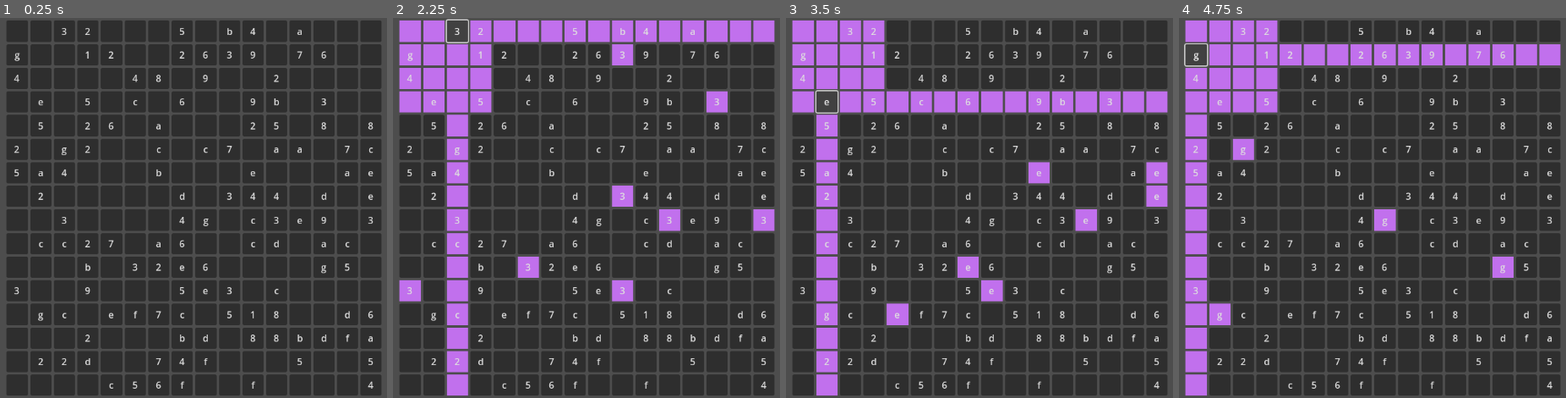
Above: before the commit, frames 1-4 (left to right).
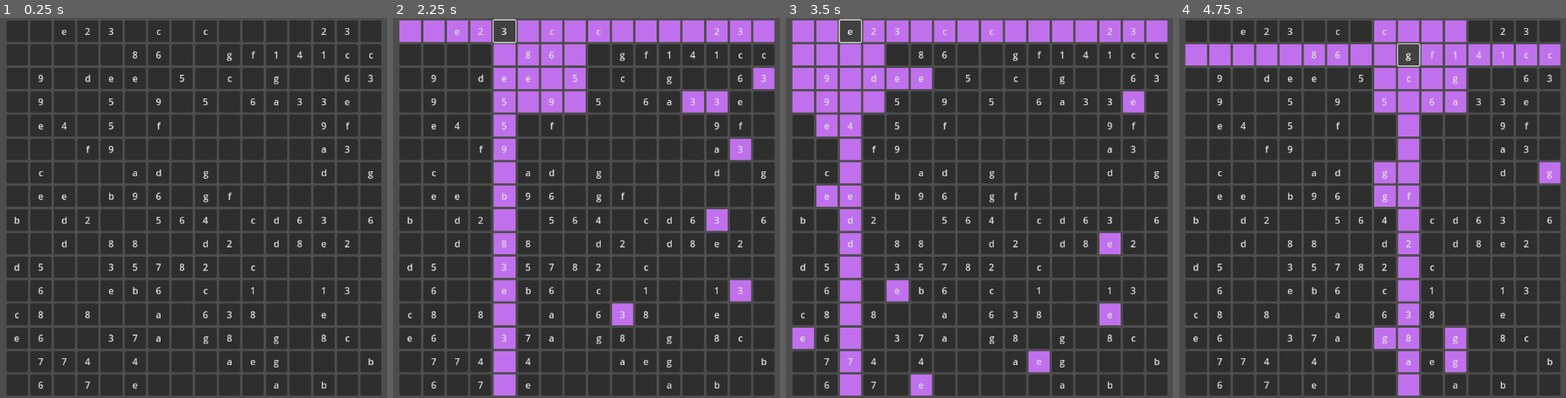
Above: after the commit, the same moments.

Repository: henbotb/Sudoku
Game: Godot game, scene res://Scenes/sudoku_procedural.tscn
The game is run twice, just before and just after one commit, with the same random seed, the same clock (stepped at 60 frames per second) and the same inputs. This scene is started directly instead of the project's main scene.
Inputs (mouse positions are in pixels of both pictures, inside the frame that each line leads up to):
- Up to frame 1 (0.25 s): no input
- Up to frame 2 (2.25 s): click (408, 29) at 0.52 s; click (435, 29) at 1.27 s; click "3" at 2 s
- Up to frame 3 (3.5 s): click "e" at 2.75 s
- Up to frame 4 (4.75 s): click "2" at 3.5 s; click "g" at 4.25 s

The runs differ from the first frame. In frame 1, 3.0% of the frame differs, in the area x 3-97%, y 2-98%; in frame 2, 22%, in the area x 1-99%, y 0-100%; in frame 3, 22%; in frame 4, 22%.

Commit message:
Added candidate cells

Diff:
--- a/Scenes/sudoku_manual_grid.tscn
+++ b/Scenes/sudoku_manual_grid.tscn
@@ -53,8 +53,81 @@
 size_flags_horizontal = 3
 size_flags_vertical = 3
 theme = ExtResource("1_kdip4")
-text = "1"
-autowrap_mode = 2
+autowrap_mode = 2
+
+[node name="GridContainer" type="GridContainer" parent="GridContainer/GridContainer2/Button"]
+layout_mode = 1
+anchors_preset = 15
+anchor_right = 1.0
+anchor_bottom = 1.0
+grow_horizontal = 2
+grow_vertical = 2
+theme_override_constants/h_separation = 0
+theme_override_constants/v_separation = 0
+columns = 3
+
+[node name="Label" type="Label" parent="GridContainer/GridContainer2/Button/GridContainer"]
+layout_mode = 2
+size_flags_horizontal = 6
+size_flags_vertical = 6
+theme_override_font_sizes/font_size = 10
+text = "1"
+
+[node name="Label2" type="Label" parent="GridContainer/GridContainer2/Button/GridContainer"]
+layout_mode = 2
+size_flags_horizontal = 6
+size_flags_vertical = 6
+theme_override_font_sizes/font_size = 10
+text = "1"
+
+[node name="Label3" type="Label" parent="GridContainer/GridContainer2/Button/GridContainer"]
+layout_mode = 2
+size_flags_horizontal = 6
+size_flags_vertical = 6
+theme_override_font_sizes/font_size = 10
+text = "1"
+
+[node name="Label4" type="Label" parent="GridContainer/GridContainer2/Button/GridContainer"]
+layout_mode = 2
+size_flags_horizontal = 6
+size_flags_vertical = 6
+theme_override_font_sizes/font_size = 10
+text = "1"
+
+[node name="Label5" type="Label" parent="GridContainer/GridContainer2/Button/GridContainer"]
+layout_mode = 2
+size_flags_horizontal = 6
+size_flags_vertical = 6
+theme_override_font_sizes/font_size = 10
+text = "1"
+
+[node name="Label6" type="Label" parent="GridContainer/GridContainer2/Button/GridContainer"]
+layout_mode = 2
+size_flags_horizontal = 6
+size_flags_vertical = 6
+theme_override_font_sizes/font_size = 10
+text = "1"
+
+[node name="Label7" type="Label" parent="GridContainer/GridContainer2/Button/GridContainer"]
+layout_mode = 2
+size_flags_horizontal = 6
+size_flags_vertical = 6
+theme_override_font_sizes/font_size = 10
+text = "1"
+
+[node name="Label8" type="Label" parent="GridContainer/GridContainer2/Button/GridContainer"]
+layout_mode = 2
+size_flags_horizontal = 6
+size_flags_vertical = 6
+theme_override_font_sizes/font_size = 10
+text = "1"
+
+[node name="Label9" type="Label" parent="GridContainer/GridContainer2/Button/GridContainer"]
+layout_mode = 2
+size_flags_horizontal = 6
+size_flags_vertical = 6
+theme_override_font_sizes/font_size = 10
+text = "1"
 
 [node name="Button2" type="Button" parent="GridContainer/GridContainer2"]
 layout_mode = 2
--- a/Scenes/sudoku_procedural.tscn
+++ b/Scenes/sudoku_procedural.tscn
@@ -1,6 +1,250 @@
-[gd_scene load_steps=2 format=3 uid="uid://dmbwgteo3t5jx"]
-
-[ext_resource type="Script" uid="uid://b81tew2vlwchp" path="res://Scripts/sudoku_procedural.gd" id="1_vo7ex"]
+[gd_scene load_steps=2 format=3 uid="uid://dj3g02iju646d"]
+
+[sub_resource type="GDScript" id="GDScript_ipklt"]
+script/source = "extends GridContainer
+
+const BOARD_COLS = 16
+const BOARD_ROWS = 16
+
+const BIG_COLS = 4
+const BIG_ROWS = 4
+
+@warning_ignore(\"integer_division\")
+const HOUSE_COLS = BOARD_COLS / BIG_COLS
+@warning_ignore(\"integer_division\")
+const HOUSE_ROWS = BOARD_ROWS / BIG_ROWS
+
+var SELECTED = preload(\"uid://be5h05f4havy0\")
+var DEFAULT = preload(\"uid://dqqaua4my3ejj\")
+
+var config = ConfigFile.new()
+var selected_cell: Button
+var rng = RandomNumberGenerator.new()
+
+var remembered_display_type
+
+@onready var puzzle: GridContainer = $\".\"
+
+
+
+# Called when the node enters the scene tree for the first time.
+func _ready() -> void:
+	if config.load(\"user://game_settings.cfg\") != OK:
+		printerr(\"User didn't have a game_settings file\")
+
+	remembered_display_type = config.get_value(\"board_settings\", \"double_digit_numbers\")
+
+	if create_board() != OK:
+		printerr(\"Board/Inner Rows/Cols initialized to non-divisible value\")
+
+	if remembered_display_type != true:
+		change_board_display_type(true)
+	#SELECTED.default_font_size = 10
+
+
+# Called every frame. 'delta' is the elapsed time since the previous frame.
+@warning_ignore(\"unused_parameter\")
+func _process(delta: float) -> void:
+	pass
+
+func create_board() -> Error:
+	if BOARD_COLS % BIG_COLS != 0 or BOARD_ROWS % BIG_ROWS != 0:
+		return 	ERR_PARAMETER_RANGE_ERROR
+
+	puzzle.columns = BIG_COLS
+
+	for house_ndx in range(BIG_COLS * BIG_ROWS):
+		# setup house
+		var house = GridContainer.new()
+		house.columns = HOUSE_COLS
+		house.size_flags_horizontal = Control.SIZE_EXPAND_FILL
+		house.size_flags_vertical = Control.SIZE_EXPAND_FILL
+
+		for cell_ndx in range(HOUSE_COLS * HOUSE_ROWS):
+			# setup button
+			var btn = Button.new()
+			if rng.randf() < 0.5:
+				btn.text = \"%d\" % rng.randi_range(1, HOUSE_COLS * HOUSE_ROWS)
+			else:
+				btn.text = \"\"
+			btn.size_flags_horizontal = Control.SIZE_EXPAND_FILL
+			btn.size_flags_vertical = Control.SIZE_EXPAND_FILL
+
+			# connect to function for recognition
+			btn.button_up.connect(cell_pressed.bind(btn))
+
+			# add to house
+			house.add_child(btn)
+
+		# add to puzzle
+		puzzle.add_child(house)
+
+	return OK
+
+func highlight_similar() -> void:
+	reset_highlights()
+
+	if selected_cell == null or selected_cell.text == \"\":
+		return
+
+	selected_cell.theme = SELECTED
+
+	# house
+	if config.get_value(\"board_settings\", \"highlight_houses\"):
+		highlight_house(selected_cell.get_parent())
+
+	# row / column
+	if config.get_value(\"board_settings\", \"highlight_orthogonal\"):
+		highlight_orthogonal(selected_cell.get_parent().get_index(), selected_cell.get_index())
+
+	# same number
+	if config.get_value(\"board_settings\", \"highlight_same_value\"):
+		highlight_same_value(selected_cell.text)
+
+	# candidates
+	#if config.get_value(\"board_settings\", \"highlight_candidates\"):
+		#highlight_candidates(int(cell.text))
+
+func highlight_house(house: GridContainer) -> void:
+	var cells: Array[Node] = house.get_children()
+	for cell in cells:
+		cell.theme = SELECTED
+
+func highlight_orthogonal(big_ndx: int, small_ndx: int) -> void:
+	var to_highlight: Array[Button]
+
+	# column
+	for outer_ndx in range(big_ndx % BIG_COLS, BIG_ROWS * BIG_COLS, BIG_COLS):
+		for inner_ndx in range(small_ndx % HOUSE_COLS, HOUSE_ROWS * HOUSE_COLS, HOUSE_COLS):
+			to_highlight.append(puzzle.get_child(outer_ndx).get_child(inner_ndx))
+
+	# row
+	@warning_ignore(\"integer_division\")
+	for outer_ndx in range((big_ndx / BIG_COLS) * BIG_COLS, ((big_ndx / BIG_COLS) + 1) * BIG_COLS):
+		@warning_ignore(\"integer_division\")
+		for inner_ndx in range((small_ndx / HOUSE_COLS) * HOUSE_COLS, ((small_ndx / HOUSE_COLS) + 1) * HOUSE_COLS):
+			to_highlight.append(puzzle.get_child(outer_ndx).get_child(inner_ndx))
+
+	for cell in to_highlight:
+		cell.theme = SELECTED
+
+
+func highlight_same_value(cell_number: String) -> void:
+	var houses: Array[Node] = puzzle.get_children()
+	for house in houses:
+		var cells: Array[Node] = house.get_children()
+		for cell in cells:
+			if cell.text == cell_number:
+				cell.theme = SELECTED
+
+# TODO:
+#func highlight_candidates(cell_number: int):
+	#pass
+
+func reset_highlights() -> void:
+	var houses: Array[Node] = puzzle.get_children()
+	for house in houses:
+		var cells: Array[Node] = house.get_children()
+		for cell in cells:
+			cell.theme = DEFAULT
+
+func cell_pressed(cell: Button) -> void:
+	# TODO: highlighting options for non-valued cells
+
+	selected_cell = cell
+	highlight_similar()
+
+func update():
+	if config.load(\"user://game_settings.cfg\") != OK:
+		printerr(\"User didn't have a game_settings file\")
+
+	if remembered_display_type != config.get_value(\"board_settings\", \"double_digit_numbers\"):
+		if remembered_display_type:
+			change_board_display_type(true)
+			remembered_display_type = false
+		else:
+			change_board_display_type(false)
+			remembered_display_type = true
+
+
+# TODO: Cell datatype
+# properties: value, is_permanent, display_mode,
+# methods:
+
+func convert_value_type_toggle(input: String) -> String:
+	if input.is_valid_int(): # int -> char
+		return char(int(input) + 87)
+	return str(ord(input) - 87)
+
+func convert_digit_to_char(input: String) -> String:
+	if 0 < int(input) and int(input) < 10:
+		return input
+	return char(int(input) + 87)
+
+func convert_char_to_digit(input: String) -> String:
+	if 0 < int(input) and int(input) < 10:
+		return input
+	return str(ord(input) - 87)
+
+func change_board_display_type(from_double_digit: bool):
+	var houses: Array[Node] = puzzle.get_children()
+	for house in houses:
+		var cells: Array[Node] = house.get_children()
+		for cell in cells:
+			if cell.text == \"\":
+				continue
+
+			if from_double_digit:
+				cell.text = convert_digit_to_char(cell.text)
+			else:
+				cell.text = convert_char_to_digit(cell.text)
+
+func _input(event):
+
+	# TODO: Rework this entire thing at somepoint, likely with a refactor to cells
+	if event is InputEventKey and event.is_pressed():
+		if selected_cell == null:
+			return
+
+		var cell_input = char(event.unicode)
+
+		if event.keycode == KEY_DELETE:
+			selected_cell.text = \"\"
+			return
+		elif event.keycode == KEY_BACKSPACE:
+			selected_cell.text = selected_cell.text.substr(0, selected_cell.text.length() - 1)
+			return
+
+
+
+
+		if config.get_value(\"board_settings\", \"double_digit_numbers\"):
+
+			if not cell_input.is_valid_int():
+				return
+
+			if (
+				0 < int(selected_cell.text + cell_input)
+				and int(selected_cell.text + cell_input) <= HOUSE_ROWS * HOUSE_COLS
+			):
+				selected_cell.text += str(cell_input)
+		else:
+			if (
+				(
+					0 < int(cell_input)
+					and int(cell_input) < 10
+				)
+				or
+				(
+					9 < event.unicode - 87
+					and event.unicode - 87 <= HOUSE_ROWS * HOUSE_COLS
+				)
+			):
+				selected_cell.text = cell_input
+
+
+
+"
 
 [node name="Puzzle" type="GridContainer"]
 anchors_preset = 8
@@ -16,4 +260,4 @@
 grow_vertical = 2
 size_flags_horizontal = 6
 size_flags_vertical = 6
-script = ExtResource("1_vo7ex")
+script = SubResource("GDScript_ipklt")
--- a/Scripts/board.gd
+++ b/Scripts/board.gd
@@ -24,8 +24,6 @@
 
 func _ready() -> void:
 
-
-
 	if initialize_board() != OK:
 		printerr("Board didn't initialize correctly")
 
@@ -42,6 +40,7 @@
 
 	for house_ndx in range(NUM_HOUSES):
 		# setup house
+		# TODO: house borders / highlighting
 		var house = GridContainer.new()
 		house.columns = HOUSE_COLS
 		house.size_flags_horizontal = Control.SIZE_EXPAND_FILL
@@ -49,10 +48,12 @@
 
 		for cell_ndx in range(HOUSE_SIZE):
 			# setup button
-			var cell = Cell.new(house_ndx, cell_ndx, rng.randi_range(1, HOUSE_SIZE))
+			var cell = Cell.new(house_ndx, cell_ndx, rng.randi_range(1, HOUSE_SIZE) if rng.randf() > 0.5 else -1)
 
 			# connect to function for recognition
 			cell.button_up.connect(cell_pressed.bind(cell))
+
+			cell.initialize_candidates(BIG_COLS, HOUSE_SIZE)
 
 			# add to house
 			house.add_child(cell)
@@ -71,7 +72,10 @@
 func highlight():
 	reset_highlights()
 
-	if selected_cell == null or selected_cell.value == -1:
+	if (
+		selected_cell == null
+		or (selected_cell.value == -1 and not config.get_value("board_settings", "highlight_empty_cells"))
+	):
 		return
 
 	selected_cell.highlight()
@@ -105,9 +109,9 @@
 		cell.highlight()
 
 func highlight_same_value(value: int):
+	if(value == -1):
+		return
 	get_tree().call_group(str(value), "highlight")
-
-# TODO: func render_board():
 
 func render_board():
 	var cells: Array[Node] = get_tree().get_nodes_in_group("cell")
--- a/Scripts/cell.gd
+++ b/Scripts/cell.gd
@@ -6,9 +6,14 @@
 var big_index: int
 var small_index: int
 var is_highlighted: bool
+var candidates: GridContainer
 
 const HIGHLIGHTED = preload("uid://be5h05f4havy0")
 const DEFAULT = preload("uid://dqqaua4my3ejj")
+
+# TESTING {
+var rng = RandomNumberGenerator.new()
+# }
 
 func _init(big_ndx: int, small_ndx, val := -1, highlighted := false, is_lock := false):
 	big_index = big_ndx
@@ -21,6 +26,34 @@
 	add_to_group(str(val))
 	add_to_group("cell")
 
+	candidates = GridContainer.new()
+	candidates.set_anchors_preset(Control.PRESET_FULL_RECT, false)
+	candidates.add_theme_constant_override("h_separation", 0)
+	candidates.add_theme_constant_override("v_separation", 0)
+	candidates.layout_direction = Control.LAYOUT_DIRECTION_INHERITED
+
+
+	add_child(candidates)
+
+func initialize_candidates(cols: int, num_candidates: int):
+	candidates.visible = true if value == -1 else false
+	candidates.columns = cols
+	for i in range(num_candidates):
+		var candidate_label = Label.new()
+		# TESTING {
+		candidate_label.text = "%d" % rng.randi_range(1, num_candidates) if rng.randf() > 0.5 else ""
+		# }
+
+		candidate_label.size_flags_horizontal = Control.SIZE_EXPAND_FILL | Control.SIZE_SHRINK_CENTER
+		candidate_label.size_flags_vertical = Control.SIZE_EXPAND_FILL | Control.SIZE_SHRINK_CENTER
+		candidate_label.horizontal_alignment = HORIZONTAL_ALIGNMENT_CENTER
+		candidate_label.vertical_alignment = VERTICAL_ALIGNMENT_CENTER
+
+		candidate_label.add_theme_font_size_override("font_size", 6)
+		candidates.add_child(candidate_label)
+
+
+
 func highlight():
 	if not is_highlighted:
 		self.theme = HIGHLIGHTED
--- a/Scripts/settings.gd
+++ b/Scripts/settings.gd
@@ -1,7 +1,6 @@
 extends Node
 
 var config = ConfigFile.new()
-@onready var settings_menu: Control = $SettingsMenu
 
 # Called when the node enters the scene tree for the first time.
 func _ready() -> void:
@@ -10,10 +9,12 @@
 	dir.remove("game_settings.cfg")
 
 	set_defaults()
+	save()
 
 	if config.load("user://game_settings.cfg") != OK:
 		printerr("User didn't have a game_settings.cfg")
 		save()
+	save()
 
 func update_value():
 	pass
@@ -32,3 +33,4 @@
 	config.set_value("board_settings", "highlight_candidates", true)
 	config.set_value("board_settings", "highlight_color", Color.CADET_BLUE)
 	config.set_value("board_settings", "display_mode", 0)
+	config.set_value("board_settings", "highlight_empty_cells", true)
--- a/Scripts/settings_menu.gd
+++ b/Scripts/settings_menu.gd
@@ -1,6 +1,4 @@
 extends Control
-
-# TODO: Eventually migrate this whole system to something with autoload singletons in project settings
 
 var SELECTED: Theme = preload("uid://be5h05f4havy0")
 var config = Settings.config
@@ -12,6 +10,7 @@
 @onready var highlight_same_value: CheckBox = $"MarginContainer/TabContainer/Board Settings/CheckBox3"
 @onready var highlight_candidates: CheckBox = $"MarginContainer/TabContainer/Board Settings/CheckBox4"
 @onready var display_mode: OptionButton = $"MarginContainer/TabContainer/Board Settings/HBoxContainer/OptionButton"
+@onready var highlight_empty_cells: CheckButton = $"MarginContainer/TabContainer/Board Settings/CheckButton"
 
 func stylize_color_picker():
 	var color_picker = color_picker_button.get_picker()
@@ -20,6 +19,9 @@
 	color_picker.sliders_visible = false
 	color_picker.hex_visible = false
 	color_picker.presets_visible = false
+
+# TODO: Not sure if the right place, but font resizing / font portion options for both candidates and cells
+
 
 # Called when the node enters the scene tree for the first time.
 func _ready() -> void:
@@ -36,6 +38,7 @@
 	highlight_candidates.button_pressed = config.get_value("board_settings", "highlight_candidates")
 	color_picker_button.color = config.get_value("board_settings", "highlight_color")
 	display_mode.selected = config.get_value("board_settings", "display_mode")
+	highlight_empty_cells.button_pressed = config.get_value("board_settings", "highlight_empty_cells")
 	update_game_settings()
 
 func save_settings():
@@ -45,6 +48,8 @@
 	config.set_value("board_settings", "highlight_candidates", highlight_candidates.button_pressed)
 	config.set_value("board_settings", "highlight_color", color_picker_button.color)
 	config.set_value("board_settings", "display_mode", display_mode.selected)
+	config.set_value("board_settings", "highlight_empty_cells", highlight_empty_cells.button_pressed)
+
 	Settings.save()
 
 func update_game_settings():
--- a/Scripts/sudoku_procedural.gd
+++ /dev/null
@@ -1,240 +0,0 @@
-extends GridContainer
-
-const BOARD_COLS = 16
-const BOARD_ROWS = 16
-
-const BIG_COLS = 4
-const BIG_ROWS = 4
-
-@warning_ignore("integer_division")
-const HOUSE_COLS = BOARD_COLS / BIG_COLS
-@warning_ignore("integer_division")
-const HOUSE_ROWS = BOARD_ROWS / BIG_ROWS
-
-var SELECTED = preload("uid://be5h05f4havy0")
-var DEFAULT = preload("uid://dqqaua4my3ejj")
-
-var config = ConfigFile.new()
-var selected_cell: Button
-var rng = RandomNumberGenerator.new()
-
-var remembered_display_type
-
-@onready var puzzle: GridContainer = $"."
-
-
-
-# Called when the node enters the scene tree for the first time.
-func _ready() -> void:
-	if config.load("user://game_settings.cfg") != OK:
-		printerr("User didn't have a game_settings file")
-
-	remembered_display_type = config.get_value("board_settings", "double_digit_numbers")
-
-	if create_board() != OK:
-		printerr("Board/Inner Rows/Cols initialized to non-divisible value")
-
-	if remembered_display_type != true:
-		change_board_display_type(true)
-	#SELECTED.default_font_size = 10
-
-
-# Called every frame. 'delta' is the elapsed time since the previous frame.
-@warning_ignore("unused_parameter")
-func _process(delta: float) -> void:
-	pass
-
-func create_board() -> Error:
-	if BOARD_COLS % BIG_COLS != 0 or BOARD_ROWS % BIG_ROWS != 0:
-		return 	ERR_PARAMETER_RANGE_ERROR
-
-	puzzle.columns = BIG_COLS
-
-	for house_ndx in range(BIG_COLS * BIG_ROWS):
-		# setup house
-		var house = GridContainer.new()
-		house.columns = HOUSE_COLS
-		house.size_flags_horizontal = Control.SIZE_EXPAND_FILL
-		house.size_flags_vertical = Control.SIZE_EXPAND_FILL
-
-		for cell_ndx in range(HOUSE_COLS * HOUSE_ROWS):
-			# setup button
-			var btn = Button.new()
-			if rng.randf() < 0.5:
-				btn.text = "%d" % rng.randi_range(1, HOUSE_COLS * HOUSE_ROWS)
-			else:
-				btn.text = ""
-			btn.size_flags_horizontal = Control.SIZE_EXPAND_FILL
-			btn.size_flags_vertical = Control.SIZE_EXPAND_FILL
-
-			# connect to function for recognition
-			btn.button_up.connect(cell_pressed.bind(btn))
-
-			# add to house
-			house.add_child(btn)
-
-		# add to puzzle
-		puzzle.add_child(house)
-
-	return OK
-
-func highlight_similar() -> void:
-	reset_highlights()
-
-	if selected_cell == null or selected_cell.text == "":
-		return
-
-	selected_cell.theme = SELECTED
-
-	# house
-	if config.get_value("board_settings", "highlight_houses"):
-		highlight_house(selected_cell.get_parent())
-
-	# row / column
-	if config.get_value("board_settings", "highlight_orthogonal"):
-		highlight_orthogonal(selected_cell.get_parent().get_index(), selected_cell.get_index())
-
-	# same number
-	if config.get_value("board_settings", "highlight_same_value"):
-		highlight_same_value(selected_cell.text)
-
-	# candidates
-	#if config.get_value("board_settings", "highlight_candidates"):
-		#highlight_candidates(int(cell.text))
-
-func highlight_house(house: GridContainer) -> void:
-	var cells: Array[Node] = house.get_children()
-	for cell in cells:
-		cell.theme = SELECTED
-
-func highlight_orthogonal(big_ndx: int, small_ndx: int) -> void:
-	var to_highlight: Array[Button]
-
-	# column
-	for outer_ndx in range(big_ndx % BIG_COLS, BIG_ROWS * BIG_COLS, BIG_COLS):
-		for inner_ndx in range(small_ndx % HOUSE_COLS, HOUSE_ROWS * HOUSE_COLS, HOUSE_COLS):
-			to_highlight.append(puzzle.get_child(outer_ndx).get_child(inner_ndx))
-
-	# row
-	@warning_ignore("integer_division")
-	for outer_ndx in range((big_ndx / BIG_COLS) * BIG_COLS, ((big_ndx / BIG_COLS) + 1) * BIG_COLS):
-		@warning_ignore("integer_division")
-		for inner_ndx in range((small_ndx / HOUSE_COLS) * HOUSE_COLS, ((small_ndx / HOUSE_COLS) + 1) * HOUSE_COLS):
-			to_highlight.append(puzzle.get_child(outer_ndx).get_child(inner_ndx))
-
-	for cell in to_highlight:
-		cell.theme = SELECTED
-
-
-func highlight_same_value(cell_number: String) -> void:
-	var houses: Array[Node] = puzzle.get_children()
-	for house in houses:
-		var cells: Array[Node] = house.get_children()
-		for cell in cells:
-			if cell.text == cell_number:
-				cell.theme = SELECTED
-
-# TODO:
-#func highlight_candidates(cell_number: int):
-	#pass
-
-func reset_highlights() -> void:
-	var houses: Array[Node] = puzzle.get_children()
-	for house in houses:
-		var cells: Array[Node] = house.get_children()
-		for cell in cells:
-			cell.theme = DEFAULT
-
-func cell_pressed(cell: Button) -> void:
-	# TODO: highlighting options for non-valued cells
-
-	selected_cell = cell
-	highlight_similar()
-
-func update():
-	if config.load("user://game_settings.cfg") != OK:
-		printerr("User didn't have a game_settings file")
-
-	if remembered_display_type != config.get_value("board_settings", "double_digit_numbers"):
-		if remembered_display_type:
-			change_board_display_type(true)
-			remembered_display_type = false
-		else:
-			change_board_display_type(false)
-			remembered_display_type = true
-
-
-# TODO: Cell datatype
-# properties: value, is_permanent, display_mode,
-# methods:
-
-func convert_value_type_toggle(input: String) -> String:
-	if input.is_valid_int(): # int -> char
-		return char(int(input) + 87)
-	return str(ord(input) - 87)
-
-func convert_digit_to_char(input: String) -> String:
-	if 0 < int(input) and int(input) < 10:
-		return input
-	return char(int(input) + 87)
-
-func convert_char_to_digit(input: String) -> String:
-	if 0 < int(input) and int(input) < 10:
-		return input
-	return str(ord(input) - 87)
-
-func change_board_display_type(from_double_digit: bool):
-	var houses: Array[Node] = puzzle.get_children()
-	for house in houses:
-		var cells: Array[Node] = house.get_children()
-		for cell in cells:
-			if cell.text == "":
-				continue
-
-			if from_double_digit:
-				cell.text = convert_digit_to_char(cell.text)
-			else:
-				cell.text = convert_char_to_digit(cell.text)
-
-func _input(event):
-
-	# TODO: Rework this entire thing at somepoint, likely with a refactor to cells
-	if event is InputEventKey and event.is_pressed():
-		if selected_cell == null:
-			return
-
-		var cell_input = char(event.unicode)
-
-		if event.keycode == KEY_DELETE:
-			selected_cell.text = ""
-			return
-		elif event.keycode == KEY_BACKSPACE:
-			selected_cell.text = selected_cell.text.substr(0, selected_cell.text.length() - 1)
-			return
-
-
-
-
-		if config.get_value("board_settings", "double_digit_numbers"):
-
-			if not cell_input.is_valid_int():
-				return
-
-			if (
-				0 < int(selected_cell.text + cell_input)
-				and int(selected_cell.text + cell_input) <= HOUSE_ROWS * HOUSE_COLS
-			):
-				selected_cell.text += str(cell_input)
-		else:
-			if (
-				(
-					0 < int(cell_input)
-					and int(cell_input) < 10
-				)
-				or
-				(
-					9 < event.unicode - 87
-					and event.unicode - 87 <= HOUSE_ROWS * HOUSE_COLS
-				)
-			):
-				selected_cell.text = cell_input
Renamed: Scenes/sudoku_procedural_classes.tscn -> Scenes/sudoku.tscn
Not shown, removed: Scripts/sudoku_procedural.gd.uid
